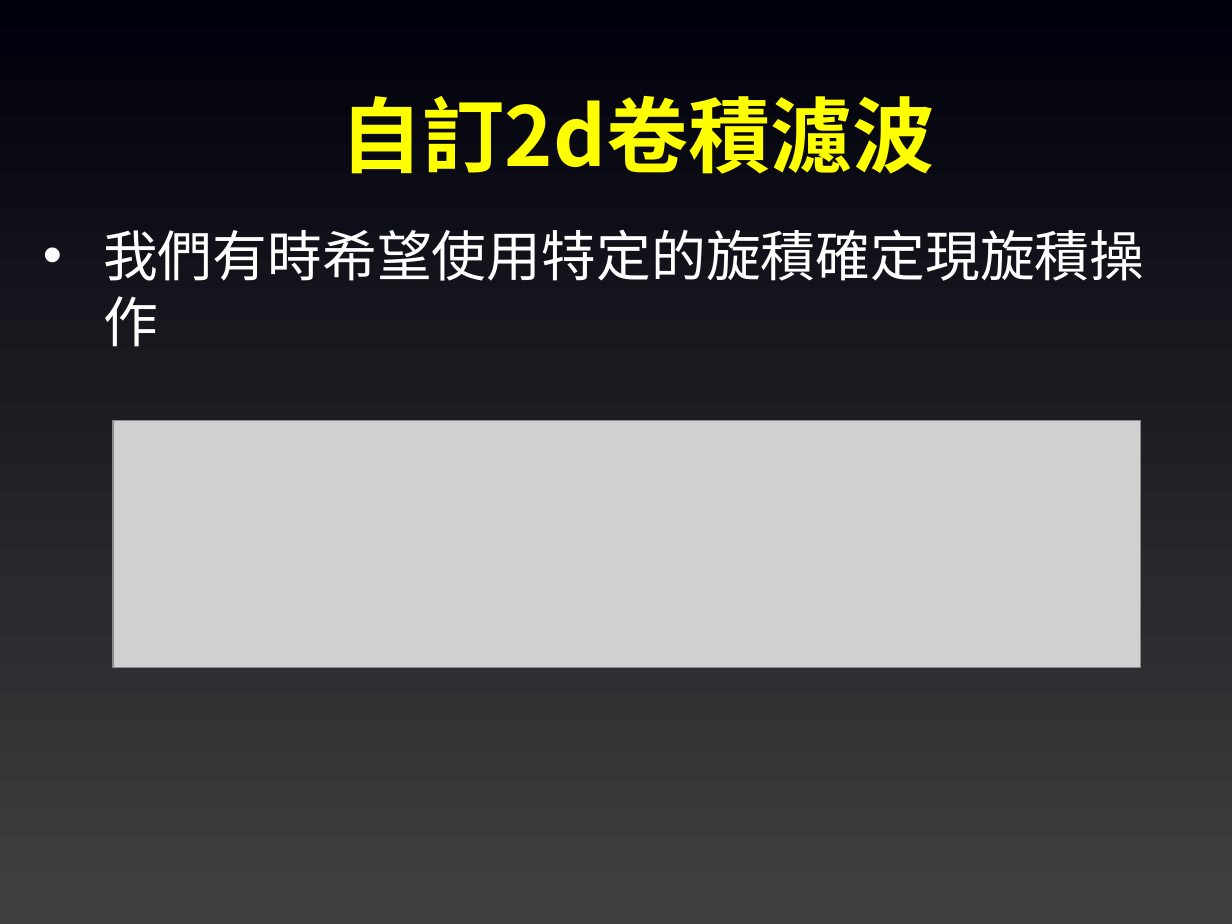
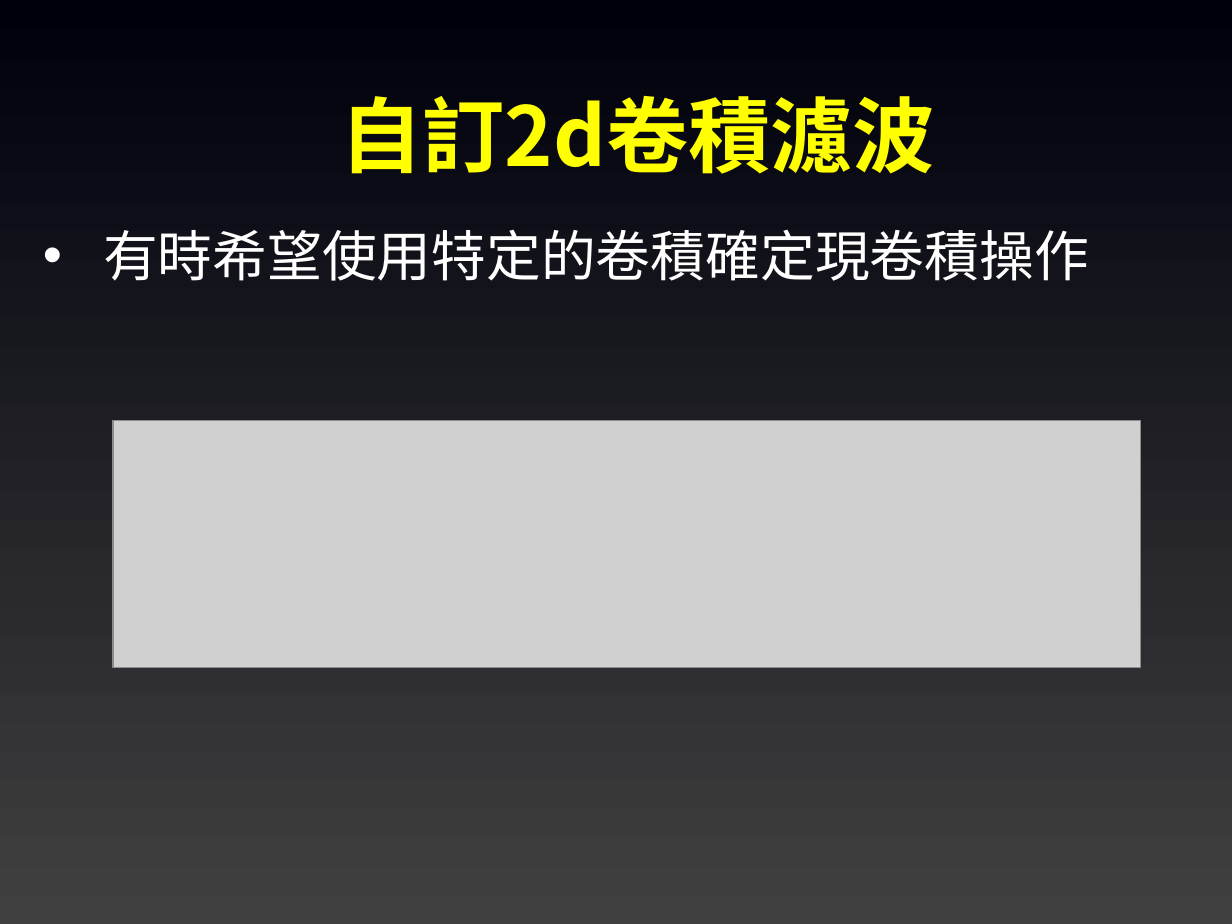
Before and after one commit to joshhu/must_opencv, a slide deck: slide 104 of Slides/04. OpenCV影像處理.pptx. Drawn at 1232x924 pixels with LibreOffice and Linux fonts; fonts in the diff are those of the drawing; grey boxes stand for pictures. Boxes give left, top, right and bottom in pixels: in the first picture for what was removed or moved away, otherwise in the second. Text is boxed around its words. In the diff, an @@ line names an element or a change of style, - is before the commit and + after.

```diff
--- a/Slides/04. OpenCV影像處理.pptx
+++ b/Slides/04. OpenCV影像處理.pptx
@@ text at [103,230,1089,281]: text changed @@
-• 我們有時希望使用特定的旋積確定現旋積操作
+• 有時希望使用特定的卷積確定現卷積操作
```
Also in this commit, not shown: 6 other slides changed, 1 slide added, 7 other files.
